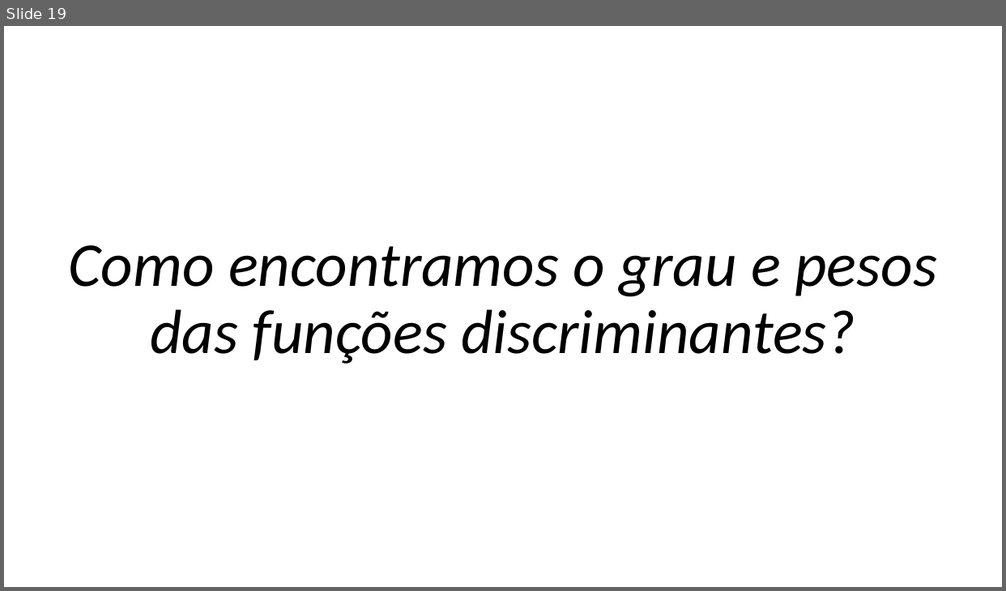
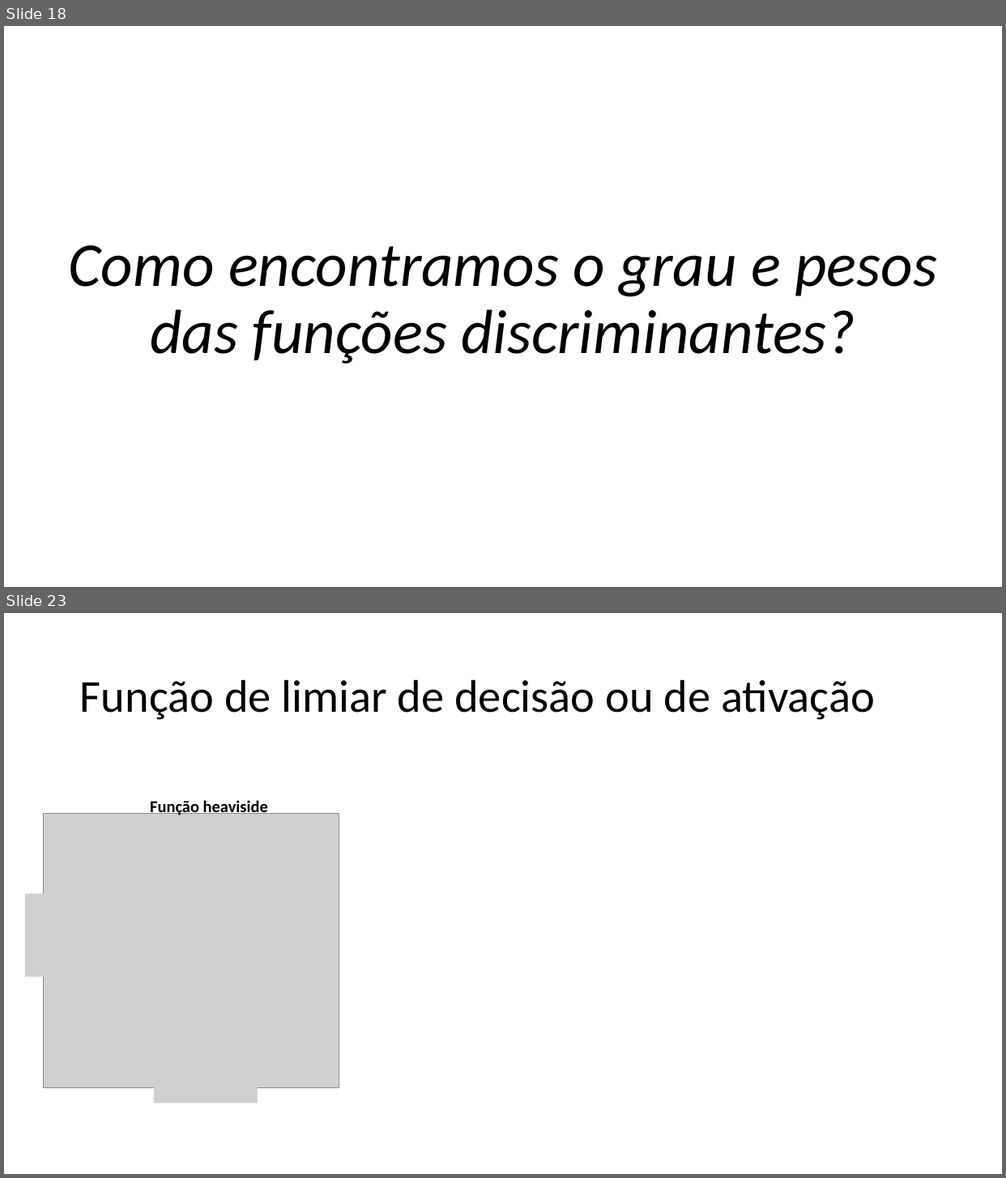
Before and after one commit to zz4fap/c24_inteligencia_artificial, a slide deck: slides/C24_Classificação.pptx. Shown one above the other, each under a label of ours: slide 19 before the commit, slides 18 and 23 after it; the slides between them are not shown. The pictures are 1006x591 and 1006x1178 pixels, drawn with LibreOffice and Linux fonts; fonts in the diff are those of the drawing; grey boxes stand for pictures. Boxes give left, top, right and bottom in pixels: in the first picture for what was removed or moved away, otherwise in the second. Text is boxed around its words. In the diff, an @@ line names an element or a change of style, - is before the commit and + after.

```diff
--- a/slides/C24_Classificação.pptx
+++ b/slides/C24_Classificação.pptx
@@ slide 23 added at <box>4,613,1002,1174</box>, background #FFFFFF @@
@@ title added at <box>80,679,875,720</box>, 44 pt, text #000000 @@
+Função de limiar de decisão ou de ativação
@@ group added at <box>25,798,339,1103</box>: 3 pictures, 1 text @@
+Função heaviside
@@ what was slide 19 is now slide 18 @@
```
Also in this commit, not shown: 2 slides changed, 13 other slides added, 1 slide removed, 4 other files.
